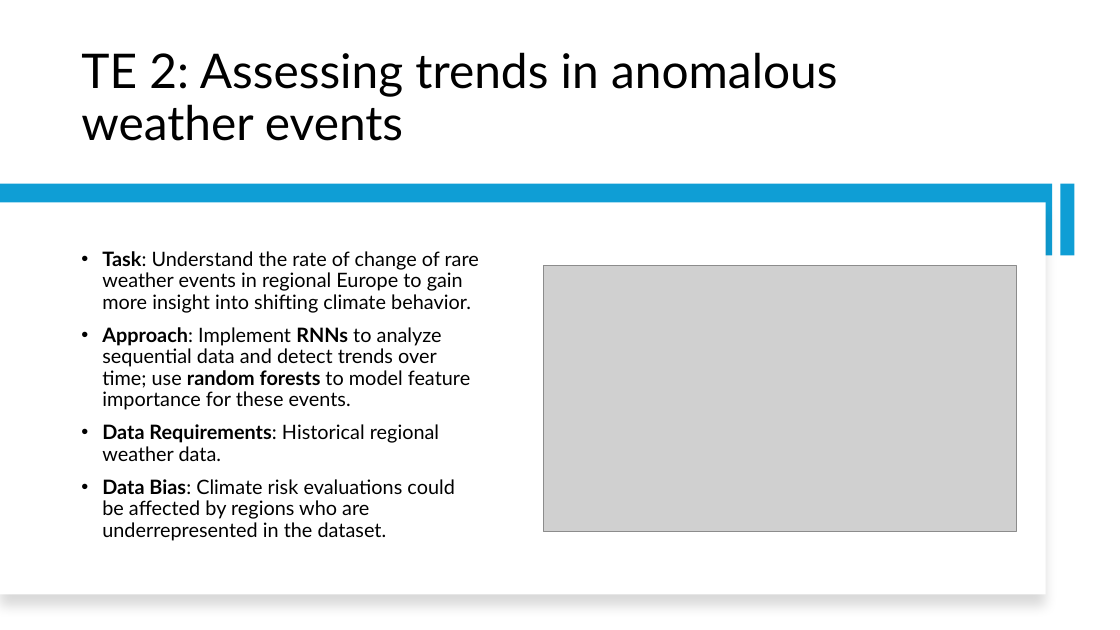
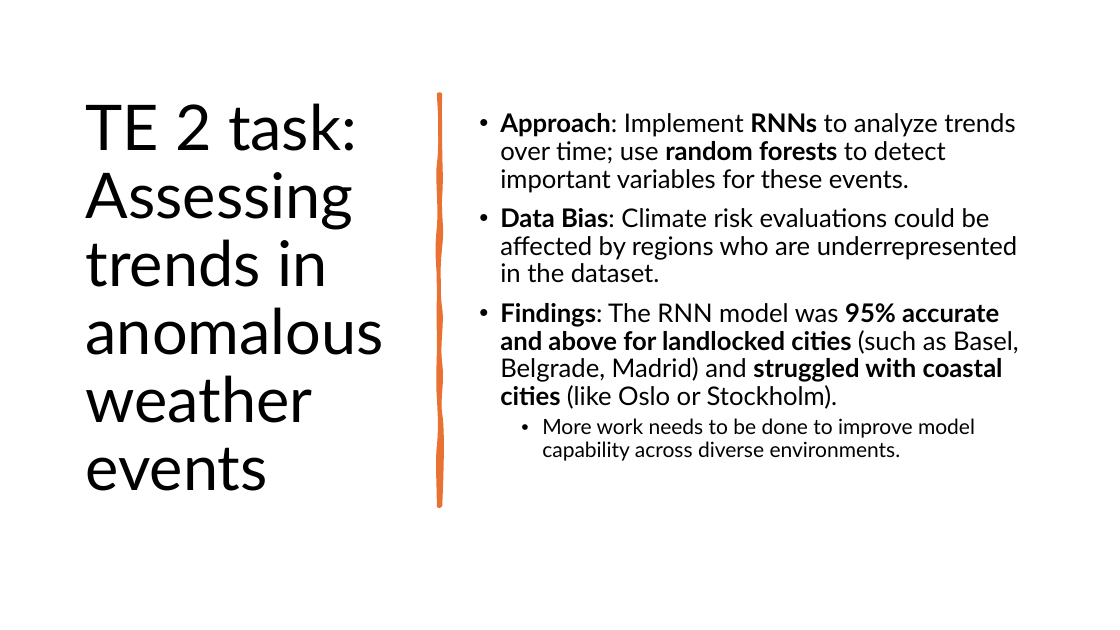
Before and after one commit to john-phil/ClimateWins-Unsupervised-ML, a slide deck: slide 10 of Project Overview/ClimateWins Final Presentation.pptx. Drawn at 1120x630 pixels with LibreOffice and Linux fonts; fonts in the diff are those of the drawing; grey boxes stand for pictures. Boxes give left, top, right and bottom in pixels: in the first picture for what was removed or moved away, otherwise in the second. Text is boxed around its words. In the diff, an @@ line names an element or a change of style, - is before the commit and + after.

```diff
--- a/Project Overview/ClimateWins Final Presentation.pptx
+++ b/Project Overview/ClimateWins Final Presentation.pptx
@@ title "TE 2 task: Assessing trends ..." at (x1=86, y1=103, x2=384, y2=491): vertical alignment bottom to middle @@
@@ text "Approach: Implement RNNs to analyze ..." moved from (x1=102, y1=251, x2=479, y2=541) to (x1=500, y1=113, x2=1019, y2=461) @@
@@ title at (x1=86, y1=103, x2=384, y2=491): text changed; size 41 to 54 pt @@
-TE 2: Assessing trends in anomalous weather events
+TE 2 task: Assessing trends in anomalous weather events
@@ freeform shape added at (x1=439, y1=94, x2=440, y2=506), fill #E97132, outline #E97132 3.25 pt @@
@@ text at (x1=500, y1=113, x2=1015, y2=193): text changed; size 17 to 22 pt @@
-• Task: Understand the rate of change of rare weather events in regional Europe to gain more insight into shifting climate behavior.
-• Approach: Implement RNNs to analyze sequential data and detect trends over time; use random forests to model feature importance for these events.
-• Data Requirements: Historical regional weather data.
+• Approach: Implement RNNs to analyze trends over time; use random forests to detect important variables for these events.
@@ rectangle removed at (x1=0, y1=184, x2=1053, y2=255) @@
@@ rectangle removed at (x1=0, y1=202, x2=1046, y2=595) @@
@@ text at (x1=500, y1=208, x2=1018, y2=283): size 17 to 22 pt in "Data Bias: Climate risk evaluations could be ..." @@
@@ rectangle removed at (x1=1060, y1=184, x2=1075, y2=255) @@
@@ picture removed at (x1=543, y1=266, x2=1016, y2=532) @@
@@ text at (x1=500, y1=303, x2=1019, y2=461): paragraphs added @@
+• Findings: The RNN model was 95% accurate and above for landlocked cities (such as Basel, Belgrade, Madrid) and struggled with coastal cities (like Oslo or Stockholm).
+  • More work needs to be done to improve model capability across diverse environments.
```
Also in this commit, not shown: 7 other slides changed, 1 slide added, 2 slides removed.
